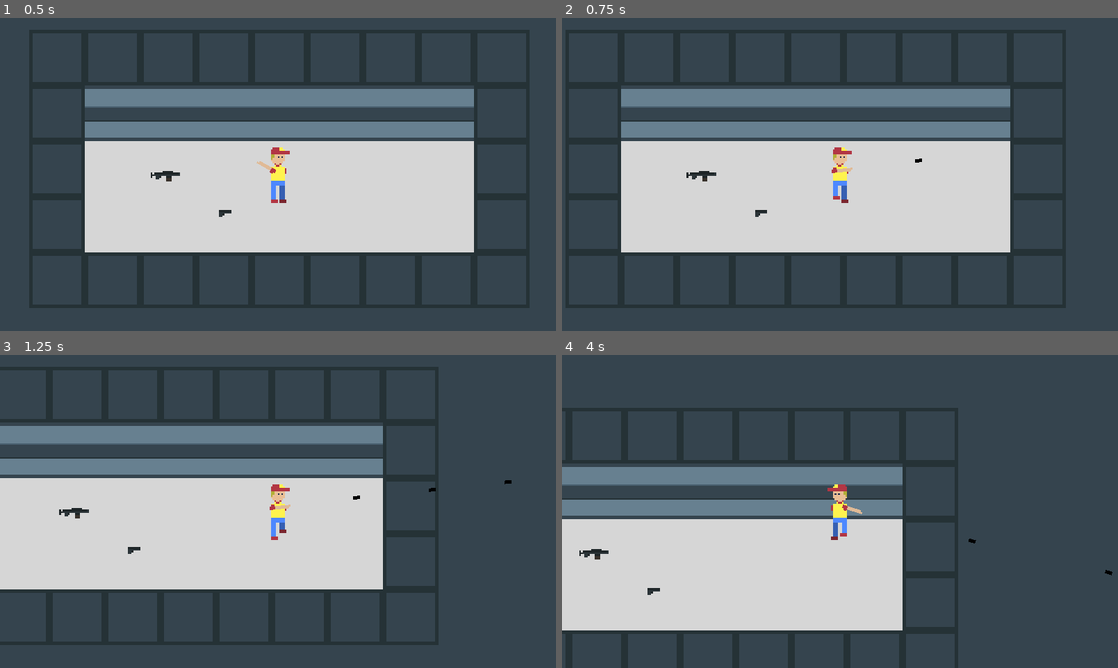
Above: before the commit, frames 1-4 (two rows, left to right).
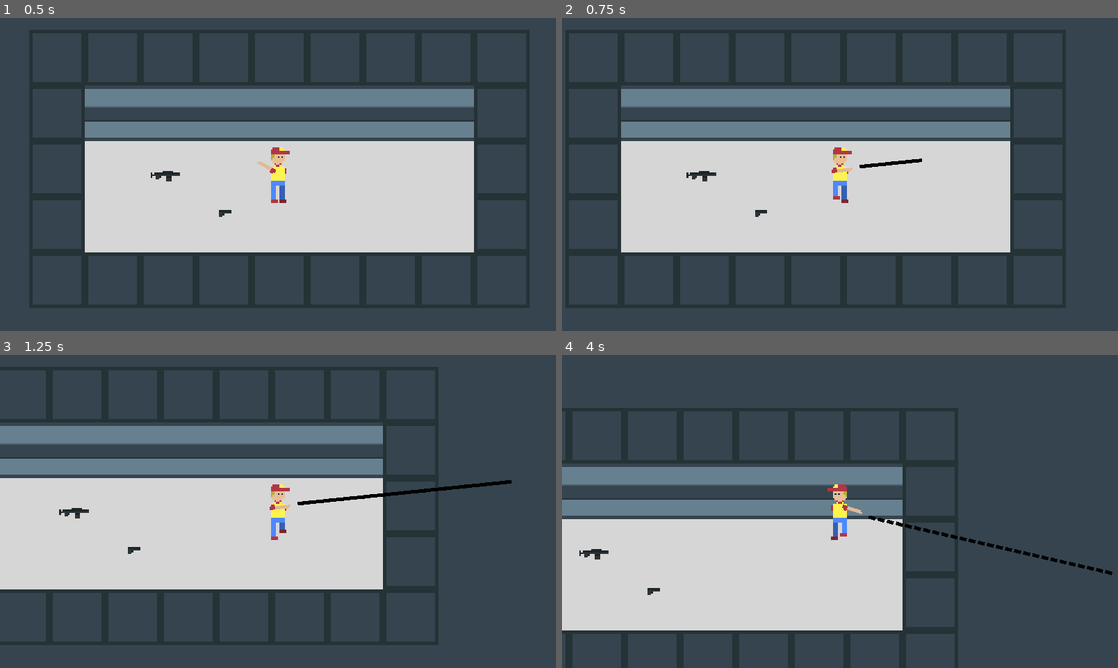
Above: after the commit, the same moments.

Repository: MarinMario/Deliver-Bullets-1.0-Dropped
Game: Godot game, scene res://scenes/test_world.tscn
The game is run twice, just before and just after one commit, with the same random seed, the same clock (stepped at 60 frames per second) and the same inputs.
Inputs (mouse positions are in pixels of both pictures, inside the frame that each line leads up to):
- Up to frame 1 (0.5 s): no input
- Up to frame 2 (0.75 s): tap Enter at 0.5 s; move the mouse to (962, 158) at 0.52 s; press the mouse at (962, 158) at 0.53 s; hold Right (ui_right) from 0.53 s (still down); tap Tab (change_weapon) at 0.6 s
- Up to frame 3 (1.25 s): keep holding Right (ui_right)
- Up to frame 4 (4 s): move the mouse to (728, 527) at 1.27 s; release Right (ui_right) at 1.28 s; release the mouse at (728, 527) at 1.28 s; hold Down (ui_down) 1.28-2.03 s; click (728, 527) at 1.35 s; tap Tab (change_weapon) at 1.55, 2.1, 3.05, 3.6 s; move the mouse to (895, 442) at 2.02 s; press the mouse at (895, 442) at 2.03 s; hold Right (ui_right) 2.03-2.78 s; move the mouse to (812, 574) at 2.77 s; release the mouse at (812, 574) at 2.78 s; hold Up (ui_up) 2.78-3.53 s; click (812, 574) at 2.85 s; move the mouse to (1006, 558) at 3.52 s; press the mouse at (1006, 558) at 3.53 s; hold Left (ui_left) from 3.53 s (still down)

Frame 1 is identical in both runs. In frame 2, 0.1% of the frame differs, in the area x 53-64%, y 45-48%; in frame 3, 0.4%, in the area x 53-92%, y 40-48%; in frame 4, 0.4%.

Commit message:
weapon system upgrade

Diff:
--- a/Game/scenes/global.gd
+++ b/Game/scenes/global.gd
@@ -1,3 +1,5 @@
 extends Node2D
 
 var player_weapons := ["nothing"]
+var player_pistol_ammo := 0
+var player_mg_ammo := 0
--- a/Game/scenes/other/bullet.gd
+++ b/Game/scenes/other/bullet.gd
@@ -5,6 +5,7 @@
 var direction: Vector2
 var motion: Vector2
 var speed := 1000
+var weapon_state: String
 
 func _ready():
 	#init_pos = global.player_shoot_point
@@ -13,5 +14,10 @@
 	look_at(target)
 
 func _process(delta):
+	if weapon_state == "pistol":
+		speed = 500
+	elif weapon_state == "machine_gun":
+		speed = 1000
+
 	motion = direction * speed * delta
-	position += self.motion
+	position += motion
--- /dev/null
+++ b/Game/scenes/other/gun.gd
@@ -0,0 +1,12 @@
+extends AnimatedSprite
+
+var fire_rate: float
+var state: String
+
+func _process(delta):
+	state = get_parent().weapon_state
+
+	if state == "pistol":
+		fire_rate = 0.5
+	elif state == "machine_gun":
+		fire_rate = 0.1
--- a/Game/scenes/other/gun.tscn
+++ b/Game/scenes/other/gun.tscn
@@ -1,8 +1,10 @@
-[gd_scene load_steps=2 format=2]
+[gd_scene load_steps=3 format=2]
 
 [ext_resource path="res://scenes/other/weapon_states.tres" type="SpriteFrames" id=1]
+[ext_resource path="res://scenes/other/gun.gd" type="Script" id=2]
 
 [node name="gun" type="AnimatedSprite"]
 position = Vector2( 43, 0 )
 frames = ExtResource( 1 )
 animation = "machine_gun"
+script = ExtResource( 2 )
--- a/Game/scenes/other/weapon_item.gd
+++ b/Game/scenes/other/weapon_item.gd
@@ -1,11 +1,30 @@
 extends Area2D
 
-export var state: String
+export var weapon_state: String
+
+func _ready():
+	#weapon_state = "pistol"
+	pass
 
 func _process(delta):
-	$gun.play(state)
+	$gun.play(weapon_state)
 
 func _on_weapon_item_body_entered(body):
 	if body.name == "player":
-		global.player_weapons.push_front(state)
 		self.queue_free()
+		if weapon_state in global.player_weapons:
+			add_ammo()
+		else:
+			add_weapon()
+
+func add_ammo():
+	if weapon_state == "pistol":
+		global.player_pistol_ammo += 30
+	elif weapon_state == "machine_gun":
+		global.player_mg_ammo += 30
+
+	print(global.player_mg_ammo)
+
+func add_weapon():
+	global.player_weapons.push_back(weapon_state)
+	add_ammo()
--- a/Game/scenes/other/weapon_states.tres
+++ b/Game/scenes/other/weapon_states.tres
@@ -16,7 +16,7 @@
 "speed": 0.0
 }, {
 "frames": [ ExtResource( 2 ) ],
-"loop": true,
+"loop": false,
 "name": "pistol",
 "speed": 0.0
 } ]
--- a/Game/scenes/player/player_hand.gd
+++ b/Game/scenes/player/player_hand.gd
@@ -1,11 +1,8 @@
 extends Node2D
 
 var mouse: Vector2
-var state := "nothing"
-var fire_rate := 0.25
+var weapon_state := "nothing"
 var fire_timer = 0
-var fire_time := 0
-var fire_allowed := false
 
 var num := 0
 
@@ -17,24 +14,25 @@
 	self.look_at(mouse)
 	#$gun.look_at(mouse)
 
-	$gun.play(state)
+	$gun.play(weapon_state)
 	fire_timer += delta
-	if Input.is_action_pressed("shoot") and fire_timer > fire_rate:
+	if Input.is_action_pressed("shoot") and fire_timer > $gun.fire_rate:
 		shoot()
 		fire_timer = 0
 
 	#weapon change mechanic
 	if Input.is_action_just_pressed("change_weapon"):
 		num += 1
+		#print(global.player_weapons)
 	if num > global.player_weapons.size() - 1:
 		num = 0
 	if num < 0:
 		num = global.player_weapons.size() - 1
-	state = global.player_weapons[num]
+	weapon_state = global.player_weapons[num]
 
 func shoot():
 	var bullet = BULLET.instance()
 	bullet.init_pos = $shoot_point.global_position
 	bullet.target = mouse
-	bullet.speed = 1000
+	bullet.weapon_state = weapon_state
 	get_parent().get_parent().get_parent().add_child(bullet)
--- a/Game/scenes/test_world.tscn
+++ b/Game/scenes/test_world.tscn
@@ -71,8 +71,8 @@
 
 [node name="weapon_item" parent="." instance=ExtResource( 3 )]
 position = Vector2( 315.136, 336.721 )
-state = "machine_gun"
+weapon_state = "machine_gun"
 
 [node name="weapon_item2" parent="." instance=ExtResource( 3 )]
 position = Vector2( 453.278, 423.059 )
-state = "pistol"
+weapon_state = "pistol"
